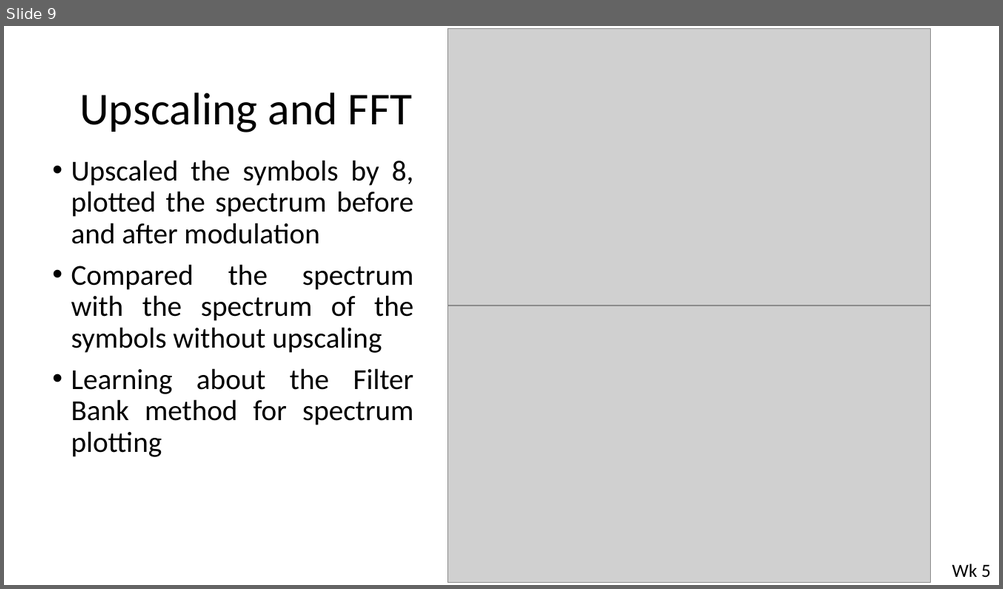
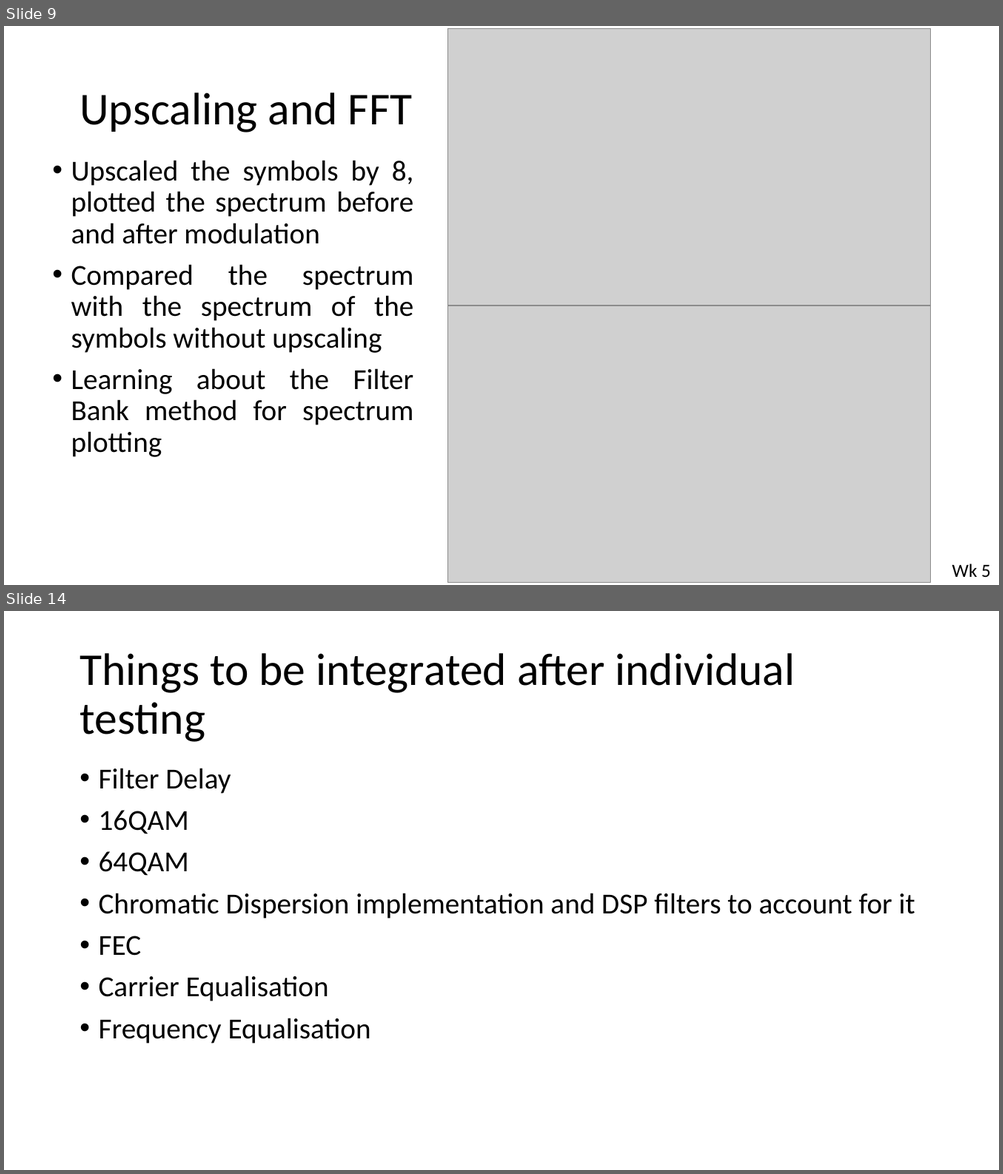
Before and after one commit to Emc54/CoherentTransceivers, a slide deck: Master's meetings presentation.pptx. Shown one above the other, each under a label of ours: slide 9 before the commit, slides 9 and 14 after it; the slides between them are not shown. The pictures are 1003x589 and 1003x1174 pixels, drawn with LibreOffice and Linux fonts; fonts in the diff are those of the drawing; grey boxes stand for pictures. Boxes give left, top, right and bottom in pixels: in the first picture for what was removed or moved away, otherwise in the second. Text is boxed around its words. In the diff, an @@ line names an element or a change of style, - is before the commit and + after.

Commit message:
Managing filter delay

```diff
--- a/Master's meetings presentation.pptx
+++ b/Master's meetings presentation.pptx
@@ slide 14 added at (4,611,999,1170), background #FFFFFF @@
@@ title added at (79,653,794,742), 44 pt, text #000000 @@
+Things to be integrated after individual testing
@@ text added at (99,768,915,1044), 28 pt, text #000000 @@
+• Filter Delay
+• 16QAM
+• 64QAM
+• Chromatic Dispersion implementation and DSP filters to account for it
+• FEC
+• Carrier Equalisation
+• Frequency Equalisation
```
Also in this commit, not shown: 5 other slides added, 1 slide removed, 2 other files.
